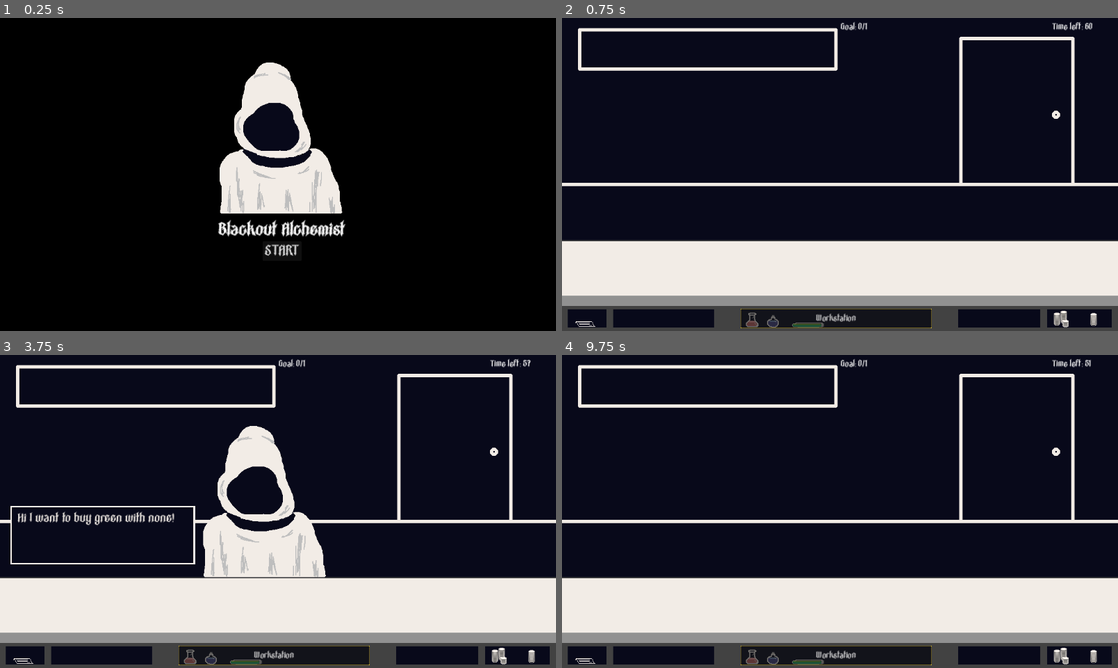
Above: before the commit, frames 1-4 (two rows, left to right).
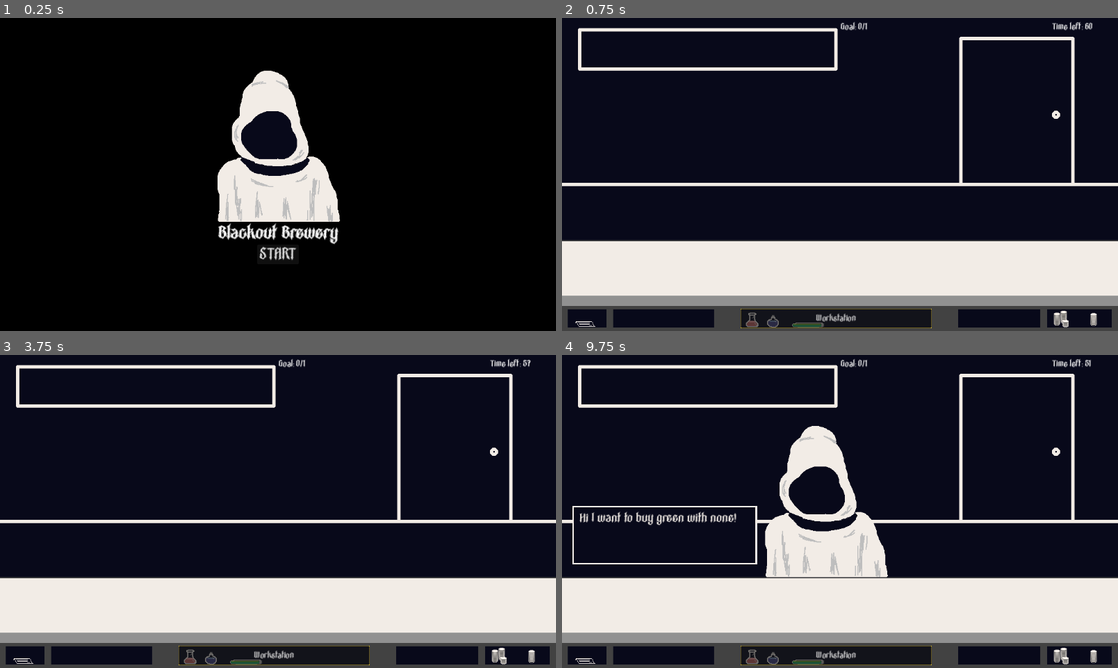
Above: after the commit, the same moments.

Repository: slowstate/blackout-brewery
Game: Godot game, scene res://scenes/main.tscn
Same seed, same stepped clock (60 frames per second), same inputs: the game is played once before the commit and once after it. Before the commit the project starts from res://scenes/UI.tscn.
Inputs (mouse positions are in pixels of both pictures, inside the frame that each line leads up to):
- Up to frame 1 (0.25 s): no input
- Up to frame 2 (0.75 s): click "START" at 0.5 s
- Up to frame 3 (3.75 s): click "Workstation" at 1.25 s; click "Shop" at 2 s; click "Workstation" at 2.75 s; click "Shop" at 3.5 s
- Up to frame 4 (9.75 s): click "Workstation" at 4.25 s; click "Shop" at 5 s; drag from (840, 605) to (895, 442) at 5.77 s; tap Enter at 6.5, 8, 9.5 s; drag from (728, 527) to (840, 605) at 6.52 s; tap Space at 7.25, 8.75 s; move the mouse to (895, 442) at 7.27 s; press the mouse at (895, 442) at 7.28 s; release the mouse at (895, 442) at 8 s; drag from (812, 574) to (673, 464) at 8.02 s; move the mouse to (1006, 558) at 8.77 s; press the mouse at (1006, 558) at 8.78 s; release the mouse at (1006, 558) at 9.5 s; drag from (673, 464) to (840, 605) at 9.52 s

The runs differ from the first frame. In frame 1, 4.3% of the frame differs, in the area x 39-63%, y 14-78%; in frame 2, nothing differs; in frame 3, 6.7%, in the area x 1-59%, y 22-72%; in frame 4, 6.7%.

Commit message:
Implemented start, defeat and victory screens

Diff:
--- a/project.godot
+++ b/project.godot
@@ -11,7 +11,7 @@
 [application]
 
 config/name="Pirate-software-game-jam-15-test"
-run/main_scene="res://scenes/UI.tscn"
+run/main_scene="res://scenes/main.tscn"
 config/features=PackedStringArray("4.2", "Forward Plus")
 config/icon="res://icon.svg"
 
--- a/scenes/defeat.tscn
+++ b/scenes/defeat.tscn
@@ -26,9 +26,11 @@
 
 [node name="Defeat" type="Control"]
 layout_mode = 3
-anchors_preset = 15
-anchor_right = 1.0
-anchor_bottom = 1.0
+anchors_preset = 8
+anchor_left = 0.5
+anchor_top = 0.5
+anchor_right = 0.5
+anchor_bottom = 0.5
 grow_horizontal = 2
 grow_vertical = 2
 script = ExtResource("1_hfemf")
@@ -36,9 +38,15 @@
 [node name="TextureRect" type="TextureRect" parent="."]
 self_modulate = Color(0, 0, 0, 1)
 layout_mode = 1
-anchors_preset = 15
-anchor_right = 1.0
-anchor_bottom = 1.0
+anchors_preset = 8
+anchor_left = 0.5
+anchor_top = 0.5
+anchor_right = 0.5
+anchor_bottom = 0.5
+offset_left = -576.0
+offset_top = -324.0
+offset_right = 576.0
+offset_bottom = 324.0
 grow_horizontal = 2
 grow_vertical = 2
 texture = SubResource("CanvasTexture_secq3")
@@ -69,10 +77,12 @@
 size_flags_horizontal = 4
 size_flags_vertical = 4
 theme_override_fonts/font = ExtResource("2_y1tpk")
-theme_override_font_sizes/font_size = 28
+theme_override_font_sizes/font_size = 30
 theme_override_styles/hover = SubResource("StyleBoxTexture_0xme0")
-text = "RESTART GAME"
+text = "RESET GAME"
 
 [node name="Sprite2D" type="Sprite2D" parent="TextureRect/Defeat"]
 position = Vector2(158, -152)
 texture = ExtResource("2_vuyny")
+
+[connection signal="pressed" from="TextureRect/Defeat/ResetButton" to="." method="_on_reset_button_pressed"]
--- a/scenes/main.tscn
+++ b/scenes/main.tscn
@@ -4,9 +4,9 @@
 [ext_resource type="PackedScene" uid="uid://b73anoref74kw" path="res://scenes/shop.tscn" id="2_5446u"]
 [ext_resource type="PackedScene" uid="uid://dyxfn6pp3hita" path="res://scenes/workstation.tscn" id="3_cia2w"]
 [ext_resource type="FontFile" uid="uid://b0trcqqmj3o8" path="res://assets/fonts/PurevilRegular-6RaD6.ttf" id="4_8kvh6"]
-[ext_resource type="PackedScene" uid="uid://b2px4hx22ijve" path="res://scenes/UI.tscn" id="4_lmlxg"]
+[ext_resource type="PackedScene" uid="uid://b2px4hx22ijve" path="res://scenes/start.tscn" id="4_lmlxg"]
 [ext_resource type="PackedScene" uid="uid://cfhaeugla4myc" path="res://scenes/victory.tscn" id="5_xvd4o"]
-[ext_resource type="PackedScene" uid="uid://bl6plkfx1aq1f" path="res://scenes/defeat.tscn" id="6_paspv"]
+[ext_resource type="PackedScene" uid="uid://y4uudet8bhno" path="res://scenes/defeat.tscn" id="6_paspv"]
 
 [node name="Main" type="Node2D"]
 script = ExtResource("1_jn2jr")
@@ -14,6 +14,7 @@
 [node name="Camera2D" type="Camera2D" parent="."]
 
 [node name="Shop" parent="." instance=ExtResource("2_5446u")]
+visible = false
 
 [node name="Workstation" parent="." instance=ExtResource("3_cia2w")]
 visible = false
@@ -23,31 +24,45 @@
 one_shot = true
 
 [node name="DayTimer" type="Timer" parent="."]
+one_shot = true
 
-[node name="Menu" parent="." instance=ExtResource("4_lmlxg")]
+[node name="Start" parent="." instance=ExtResource("4_lmlxg")]
+anchors_preset = 0
+anchor_left = 0.0
+anchor_top = 0.0
+anchor_right = 0.0
+anchor_bottom = 0.0
+grow_horizontal = 1
+grow_vertical = 1
+
+[node name="Victory" parent="." instance=ExtResource("5_xvd4o")]
 visible = false
-offset_left = -3.0
-offset_top = 322.0
-offset_right = -3.0
-offset_bottom = 322.0
-
-[node name="victory" parent="." instance=ExtResource("5_xvd4o")]
-visible = false
+anchors_preset = 0
+anchor_left = 0.0
+anchor_top = 0.0
+anchor_right = 0.0
+anchor_bottom = 0.0
+grow_horizontal = 1
+grow_vertical = 1
 
 [node name="Defeat" parent="." instance=ExtResource("6_paspv")]
 visible = false
-offset_left = -4.0
-offset_top = 351.0
-offset_right = -4.0
-offset_bottom = 351.0
+anchors_preset = 0
+anchor_left = 0.0
+anchor_top = 0.0
+anchor_right = 0.0
+anchor_bottom = 0.0
+grow_horizontal = 1
+grow_vertical = 1
 
-[node name="Control" type="Control" parent="."]
+[node name="UI" type="Control" parent="."]
+visible = false
 layout_mode = 3
 anchors_preset = 0
 offset_right = 40.0
 offset_bottom = 40.0
 
-[node name="DayTimerLabel" type="Label" parent="Control"]
+[node name="DayTimerLabel" type="Label" parent="UI"]
 layout_mode = 0
 offset_left = 439.0
 offset_top = -315.0
@@ -56,7 +71,7 @@
 theme_override_fonts/font = ExtResource("4_8kvh6")
 text = "Time left:"
 
-[node name="OrderGoalLabel" type="Label" parent="Control"]
+[node name="OrderGoalLabel" type="Label" parent="UI"]
 layout_mode = 0
 offset_left = 1.0
 offset_top = -315.0
@@ -72,3 +87,6 @@
 [connection signal="workstationButtonPressed" from="Workstation" to="Shop" method="_on_workstation_workstation_button_pressed"]
 [connection signal="timeout" from="CustomerSpawnTimer" to="." method="_on_customer_spawn_timer_timeout"]
 [connection signal="timeout" from="DayTimer" to="." method="_on_day_timer_timeout"]
+[connection signal="startPressed" from="Start" to="." method="_on_start_start_pressed"]
+[connection signal="continuePressed" from="Victory" to="." method="_on_victory_continue_pressed"]
+[connection signal="resetPressed" from="Defeat" to="." method="_on_defeat_reset_pressed"]
--- a/scenes/UI.tscn
+++ b/scenes/start.tscn
@@ -1,7 +1,7 @@
 [gd_scene load_steps=8 format=3 uid="uid://b2px4hx22ijve"]
 
 [ext_resource type="FontFile" uid="uid://b0trcqqmj3o8" path="res://assets/fonts/PurevilRegular-6RaD6.ttf" id="1_8vnkk"]
-[ext_resource type="Script" path="res://scripts/UI/UIcontroler.gd" id="1_wjkau"]
+[ext_resource type="Script" path="res://scripts/UI/start.gd" id="1_wjkau"]
 [ext_resource type="Texture2D" uid="uid://mq4psnlum8dl" path="res://assets/sprites/customer.png" id="2_4wjmt"]
 
 [sub_resource type="CanvasTexture" id="CanvasTexture_w3wco"]
@@ -24,55 +24,62 @@
 expand_margin_bottom = 8.0
 modulate_color = Color(0.306923, 0.306923, 0.306923, 1)
 
-[node name="Menu" type="Control"]
+[node name="Start" type="Control"]
 layout_mode = 3
-anchors_preset = 15
-anchor_right = 1.0
-anchor_bottom = 1.0
+anchors_preset = 8
+anchor_left = 0.5
+anchor_top = 0.5
+anchor_right = 0.5
+anchor_bottom = 0.5
 grow_horizontal = 2
 grow_vertical = 2
 script = ExtResource("1_wjkau")
 
 [node name="TextureRect" type="TextureRect" parent="."]
-self_modulate = Color(0, 0, 0, 1)
+modulate = Color(0, 0, 0, 1)
 layout_mode = 1
-anchors_preset = 15
-anchor_right = 1.0
-anchor_bottom = 1.0
+anchors_preset = 8
+anchor_left = 0.5
+anchor_top = 0.5
+anchor_right = 0.5
+anchor_bottom = 0.5
+offset_left = -576.0
+offset_top = -324.0
+offset_right = 576.0
+offset_bottom = 324.0
 grow_horizontal = 2
 grow_vertical = 2
 texture = SubResource("CanvasTexture_w3wco")
 
-[node name="Start" type="VBoxContainer" parent="TextureRect"]
+[node name="Start" type="VBoxContainer" parent="."]
 layout_mode = 1
-anchors_preset = 7
+anchors_preset = 5
 anchor_left = 0.5
-anchor_top = 1.0
 anchor_right = 0.5
-anchor_bottom = 1.0
-offset_left = -124.0
-offset_top = -227.0
-offset_right = 141.0
-offset_bottom = -143.0
+offset_left = -132.0
+offset_top = 104.0
+offset_right = 133.0
+offset_bottom = 188.0
 grow_horizontal = 2
-grow_vertical = 0
 
-[node name="Label" type="Label" parent="TextureRect/Start"]
+[node name="Label" type="Label" parent="Start"]
 layout_mode = 2
-text = "Blackout Alchemist"
+text = "Blackout Brewery"
 label_settings = SubResource("LabelSettings_lqmvv")
 horizontal_alignment = 1
 visible_characters_behavior = 1
 
-[node name="StartButton" type="Button" parent="TextureRect/Start"]
+[node name="StartButton" type="Button" parent="Start"]
 layout_mode = 2
 size_flags_horizontal = 4
 size_flags_vertical = 4
 theme_override_fonts/font = ExtResource("1_8vnkk")
-theme_override_font_sizes/font_size = 28
+theme_override_font_sizes/font_size = 30
 theme_override_styles/hover = SubResource("StyleBoxTexture_pkxol")
 text = "START"
 
-[node name="Sprite2D" type="Sprite2D" parent="TextureRect/Start"]
-position = Vector2(158, -152)
+[node name="Sprite2D" type="Sprite2D" parent="Start"]
+position = Vector2(161.5, -142)
 texture = ExtResource("2_4wjmt")
+
+[connection signal="pressed" from="Start/StartButton" to="." method="_on_start_button_pressed"]
--- a/scenes/victory.tscn
+++ b/scenes/victory.tscn
@@ -7,16 +7,19 @@
 
 [sub_resource type="LabelSettings" id="LabelSettings_mm1oq"]
 font = ExtResource("1_pdqk5")
-font_size = 30
+font_size = 50
 
 [sub_resource type="LabelSettings" id="LabelSettings_2ypml"]
 font = ExtResource("1_pdqk5")
+font_size = 30
 
 [node name="victory" type="Control"]
 layout_mode = 3
-anchors_preset = 15
-anchor_right = 1.0
-anchor_bottom = 1.0
+anchors_preset = 8
+anchor_left = 0.5
+anchor_top = 0.5
+anchor_right = 0.5
+anchor_bottom = 0.5
 grow_horizontal = 2
 grow_vertical = 2
 script = ExtResource("1_csan1")
@@ -24,17 +27,10 @@
 [node name="TextureRect" type="TextureRect" parent="."]
 modulate = Color(0, 0, 0, 1)
 layout_mode = 1
-anchors_preset = 8
-anchor_left = 0.5
-anchor_top = 0.5
-anchor_right = 0.5
-anchor_bottom = 0.5
-offset_left = -209.0
-offset_top = -112.0
-offset_right = 209.0
-offset_bottom = 112.0
-grow_horizontal = 2
-grow_vertical = 2
+offset_left = -576.0
+offset_top = -324.0
+offset_right = 576.0
+offset_bottom = 324.0
 texture = SubResource("CanvasTexture_blctf")
 
 [node name="Label" type="Label" parent="."]
@@ -44,10 +40,10 @@
 anchor_top = 0.5
 anchor_right = 0.5
 anchor_bottom = 0.5
-offset_left = -120.0
-offset_top = -55.0
-offset_right = 120.0
-offset_bottom = -21.0
+offset_left = -200.0
+offset_top = -80.0
+offset_right = 200.0
+offset_bottom = -24.0
 grow_horizontal = 2
 grow_vertical = 2
 text = "CONGRATULATIONS!!"
@@ -61,13 +57,13 @@
 anchor_top = 0.5
 anchor_right = 0.5
 anchor_bottom = 0.5
-offset_left = -20.0
-offset_top = -11.5
-offset_right = 20.0
-offset_bottom = 11.5
+offset_left = -192.0
+offset_top = -27.0
+offset_right = 194.0
+offset_bottom = 7.0
 grow_horizontal = 2
 grow_vertical = 2
-text = "You succesfully finished day! "
+text = "You successfully finished the day! "
 label_settings = SubResource("LabelSettings_2ypml")
 
 [node name="ContinueButton" type="Button" parent="."]
@@ -77,12 +73,14 @@
 anchor_top = 0.5
 anchor_right = 0.5
 anchor_bottom = 0.5
-offset_left = -39.0
-offset_top = 50.0
-offset_right = 40.0
-offset_bottom = 81.0
+offset_left = -60.0
+offset_top = 26.0
+offset_right = 61.0
+offset_bottom = 68.0
 grow_horizontal = 2
 grow_vertical = 2
+theme_override_fonts/font = ExtResource("1_pdqk5")
+theme_override_font_sizes/font_size = 30
 text = "Continue"
 
 [connection signal="pressed" from="ContinueButton" to="." method="_on_continue_button_pressed"]
--- a/scripts/UI/UIcontroler.gd
+++ /dev/null
@@ -1,11 +0,0 @@
-extends Control
-
-@onready var start_button = $TextureRect/Start/StartButton as Button
-@onready var start_day = preload("res://scenes/main.tscn") as PackedScene
-
-func _ready():
-	start_button.button_down.connect(on_start_pressed)
-
-
-func on_start_pressed() -> void:
-	get_tree().change_scene_to_packed(start_day)
--- a/scripts/UI/defeat.gd
+++ b/scripts/UI/defeat.gd
@@ -1,15 +1,6 @@
 extends Control
 
+signal resetPressed
 
-@onready var reset_button = $TextureRect/Defeat/ResetButton as Button
-@onready var start_again = preload("res://scenes/main.tscn") as PackedScene
-@onready var game = $main
-
-func _ready():
-	reset_button.button_down.connect(_on_reset_button_button_down)
-
-
-
-func _on_reset_button_button_down():
-	print("Reset button pressed")
-	get_tree().change_scene_to_packed(start_again)
+func _on_reset_button_pressed():
+	resetPressed.emit()
--- /dev/null
+++ b/scripts/UI/start.gd
@@ -0,0 +1,7 @@
+extends Control
+
+signal startPressed
+
+
+func _on_start_button_pressed():
+	startPressed.emit()
--- a/scripts/UI/victory.gd
+++ b/scripts/UI/victory.gd
@@ -1,8 +1,6 @@
 extends Control
 
-@onready var main = $main
+signal continuePressed
 
 func _on_continue_button_pressed():
-	get_tree().paused = false
-	main.current_day += 1
-	main._start_day()
+	continuePressed.emit()
--- a/scripts/customer.gd
+++ b/scripts/customer.gd
@@ -22,18 +22,21 @@
 	pass
 
 func generate_order():
-	orderBase = randi_range(1, Recipes.bases.size()-1)
+	orderBase = Recipes.bases.green
+	#orderBase = randi_range(1, Recipes.bases.size()-1)
 	orderIngredient = randi_range(0, Recipes.ingredients.size()-1)
 	order_dialog.text = "Hi I want to buy " + Recipes.bases.find_key(orderBase) + " with " + Recipes.ingredients.find_key(orderIngredient) + "!"
 
 func check_order(potion):
 	if potion.base == orderBase && potion.ingredient == orderIngredient:
-		orderFulfilled = true
-		order_dialog.text = "Thank you for the " + Recipes.bases.find_key(orderBase) + " with " + Recipes.ingredients.find_key(orderIngredient) + "!"
-		timer.stop()
-		timer.wait_time = 4
-		timer.start()
-		customerOrderComplete.emit()
+		if !orderFulfilled:
+			orderFulfilled = true
+			order_dialog.text = "Thank you for the " + Recipes.bases.find_key(orderBase) + " with " + Recipes.ingredients.find_key(orderIngredient) + "!"
+			timer.wait_time = 4
+			timer.start()
+			customerOrderComplete.emit()
+		if orderFulfilled:
+			order_dialog.text = "Thanks for the donation!"
 	else:
 		order_dialog.text ="I'm still waiting for my " + Recipes.bases.find_key(orderBase) + " with " + Recipes.ingredients.find_key(orderIngredient)
 		customerOrderWrong.emit()
--- a/scripts/main.gd
+++ b/scripts/main.gd
@@ -1,17 +1,20 @@
 extends Node2D
 
 var customer_scene = preload("res://scenes/customer.tscn")
-var gameover_scene = preload("res://scenes/defeat.tscn") as PackedScene
-@onready var victory: PackedScene
 
+@onready var start = $Start
+@onready var victory = $Victory
+@onready var defeat = $Defeat
 @onready var shop = $Shop
 @onready var workstation = $Workstation
 @onready var customer_spawn_timer = $CustomerSpawnTimer
 @onready var day_timer = $DayTimer
-@onready var day_timer_label = $Control/DayTimerLabel
-@onready var order_goal_label = $Control/OrderGoalLabel
-@onready var menu = $Menu
+@onready var day_timer_label = $UI/DayTimerLabel
+@onready var order_goal_label = $UI/OrderGoalLabel
+@onready var ui = $UI
 
+
+var all_scenes = []
 
 var current_day = 1
 var order_goal
@@ -21,31 +24,29 @@
 
 # Called when the node enters the scene tree for the first time.
 func _ready():
-	_start_day()
-	shop.visible = true
-	workstation.visible = false
-
-
-	# Start spawn timer for first customer
-	customer_spawn_timer.wait_time = randi_range(3, 5)
-	customer_spawn_timer.start()
+	all_scenes = [
+		$Start,
+		$Victory,
+		$Defeat,
+		$Shop,
+		$Workstation
+	]
 
 # Called every frame. 'delta' is the elapsed time since the previous frame.
 func _process(delta):
-	if orders_completed >= order_goal:
-		_finish_day()
-	day_timer_label.text = "Time left: " + str(int(day_timer.time_left))
-	order_goal_label.text = "Goal: " + str(orders_completed) + "/" + str(order_goal)
+	if !day_timer.is_stopped():
+		if orders_completed >= order_goal:
+			_finish_day()
+		day_timer_label.text = "Time left: " + str(int(day_timer.time_left))
+		order_goal_label.text = "Goal: " + str(orders_completed) + "/" + str(order_goal)
 
 
 func _on_shop_shop_button_pressed():
-	shop.visible = false
-	workstation.visible = true
+	_change_scene(workstation)
 
 
 func _on_workstation_workstation_button_pressed():
-	shop.visible = true
-	workstation.visible = false
+	_change_scene(shop)
 
 
 func _on_customer_spawn_timer_timeout():
@@ -60,7 +61,7 @@
 
 
 func _customer_order_timeout():
-	current_customer.queue_free()
+	if current_customer != null: current_customer.queue_free()
 	customer_spawn_timer.wait_time = randi_range(3, 5)
 	customer_spawn_timer.start()
 
@@ -81,16 +82,47 @@
 	orders_completed = 0
 	day_timer.wait_time = 61
 	day_timer.start()
+	# Start spawn timer for first customer
+	customer_spawn_timer.wait_time = randi_range(3, 5)
+	customer_spawn_timer.start()
+
 
 func _finish_day():
-	get_tree().paused = true
-	get_tree().change_scene_to_packed(victory)
+	if current_customer != null: current_customer.queue_free()
+	day_timer.stop()
+	_change_scene(victory)
 
-func _on_continue():
-	get_tree().paused = false
-	current_day += 1
+
+func _on_day_timer_timeout():
+	_change_scene(defeat)
+
+
+func _change_scene(new_scene):
+	for scene in all_scenes:
+		if scene == new_scene:
+			scene.visible = true
+		else:
+			scene.visible = false
+
+	if new_scene == all_scenes[0]: ui.visible = false
+	if new_scene == all_scenes[1]: ui.visible = false
+	if new_scene == all_scenes[2]: ui.visible = false
+	if new_scene == all_scenes[3]: ui.visible = true
+	if new_scene == all_scenes[4]: ui.visible = true
+
+
+func _on_start_start_pressed():
+	_change_scene(shop)
 	_start_day()
 
 
-func _on_day_timer_timeout():
-	get_tree().change_scene_to_packed(gameover_scene)
+func _on_defeat_reset_pressed():
+	current_day = 1
+	_change_scene(shop)
+	_start_day()
+
+
+func _on_victory_continue_pressed():
+	current_day += 1
+	_change_scene(shop)
+	_start_day()
--- a/scripts/potion.gd
+++ b/scripts/potion.gd
@@ -33,6 +33,7 @@
 func _process(delta):
 	pass
 
+
 func _potion_updated():
 	if bottle == Recipes.bottle.added:
 		sprite_2d.texture = bottle_sprite
